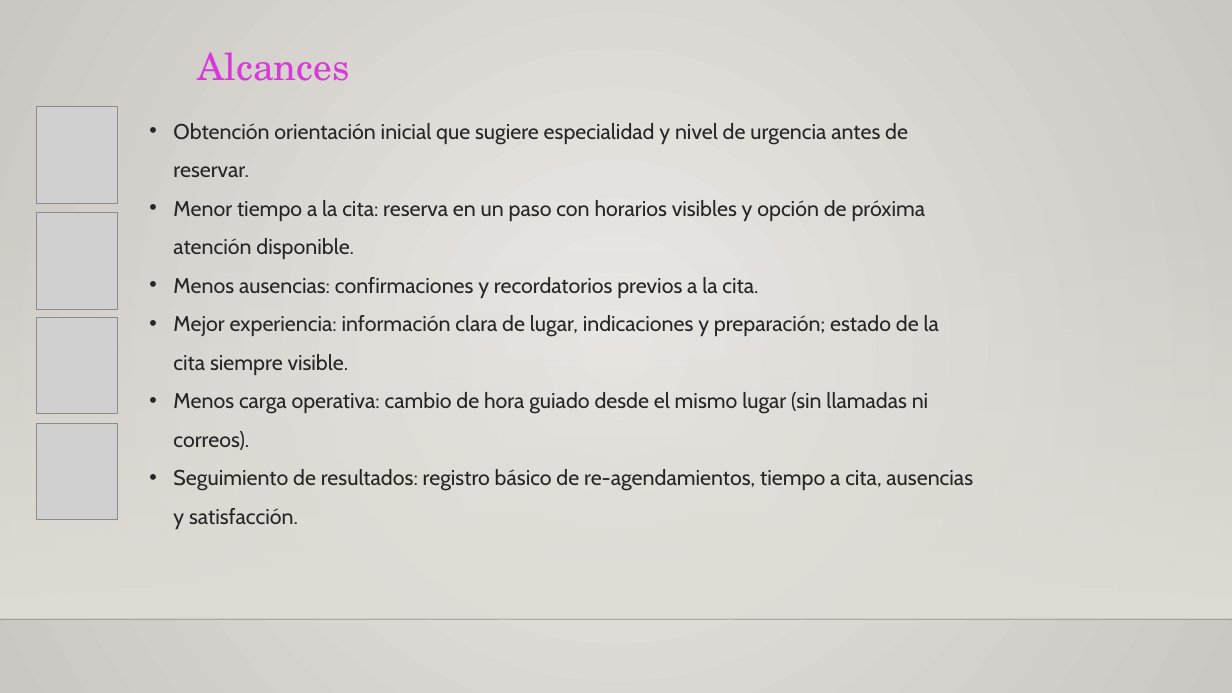
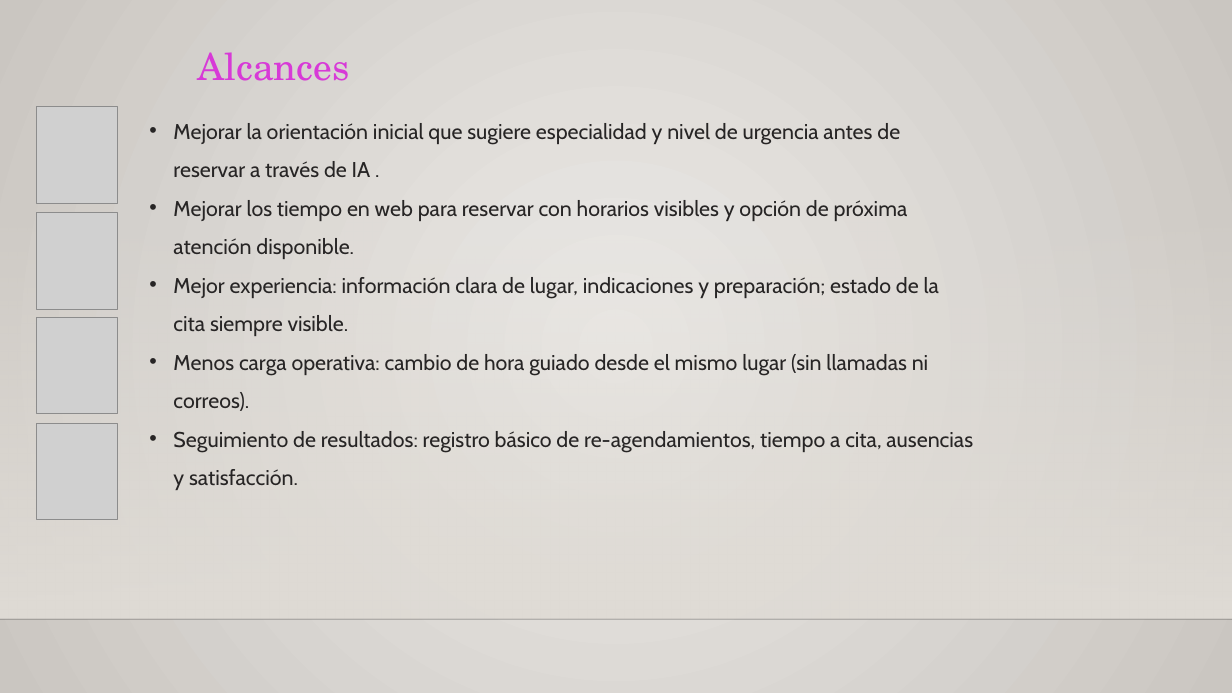
Before and after one commit to MRCuevasCarreno/MediTriage, a slide deck: slide 6 of Fase 3/Evidencias Grupales/Presentación Proyecto.pptx. Drawn at 1232x693 pixels with LibreOffice and Linux fonts; fonts in the diff are those of the drawing; grey boxes stand for pictures; background and template pictures are left out. Boxes give left, top, right and bottom in pixels: in the first picture for what was removed or moved away, otherwise in the second. Text is boxed around its words. In the diff, an @@ line names an element or a change of style, - is before the commit and + after.

```diff
--- a/Fase 3/Evidencias Grupales/Presentación Proyecto.pptx
+++ b/Fase 3/Evidencias Grupales/Presentación Proyecto.pptx
@@ text at box(173, 123, 908, 259): text changed @@
-• Obtención orientación inicial que sugiere especialidad y nivel de urgencia antes de reservar.
-• Menor tiempo a la cita: reserva en un paso con horarios visibles y opción de próxima atención disponible.
-• Menos ausencias: confirmaciones y recordatorios previos a la cita.
+• Mejorar la orientación inicial que sugiere especialidad y nivel de urgencia antes de reservar a través de IA .
+• Mejorar los tiempo en web para reservar con horarios visibles y opción de próxima atención disponible.
```
Also in this commit, not shown: 1 other slide changed.
